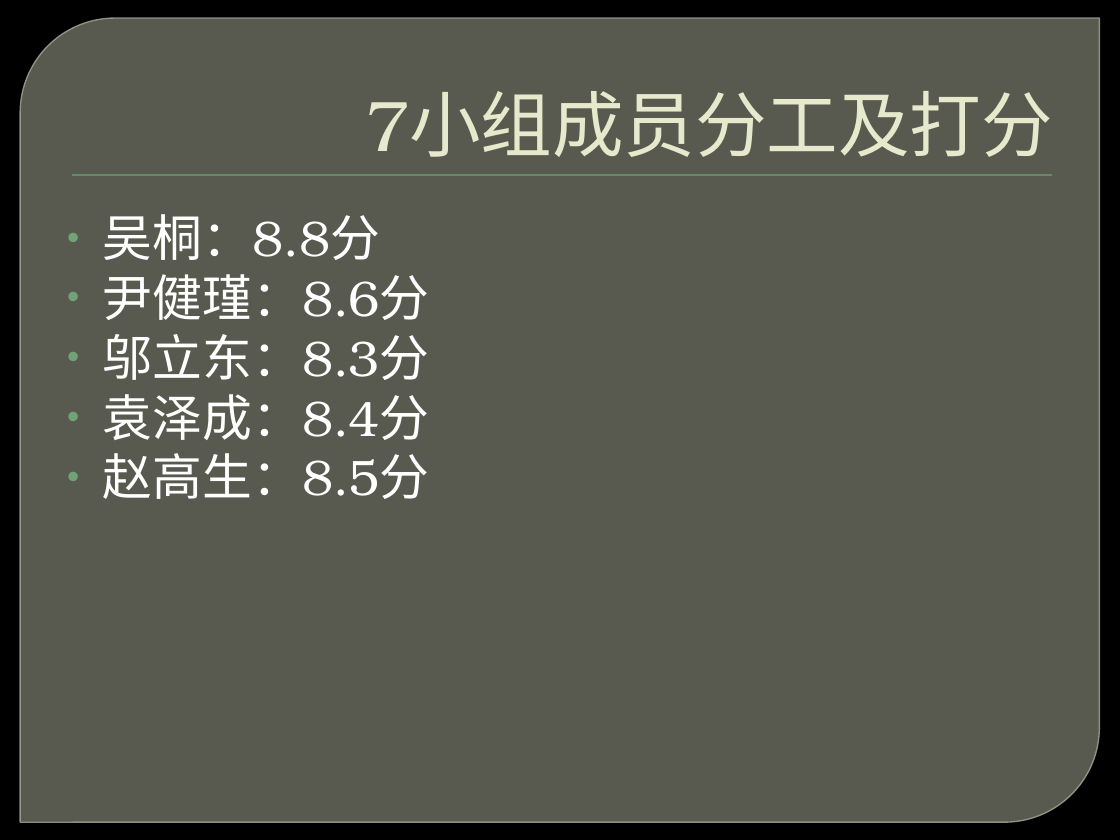
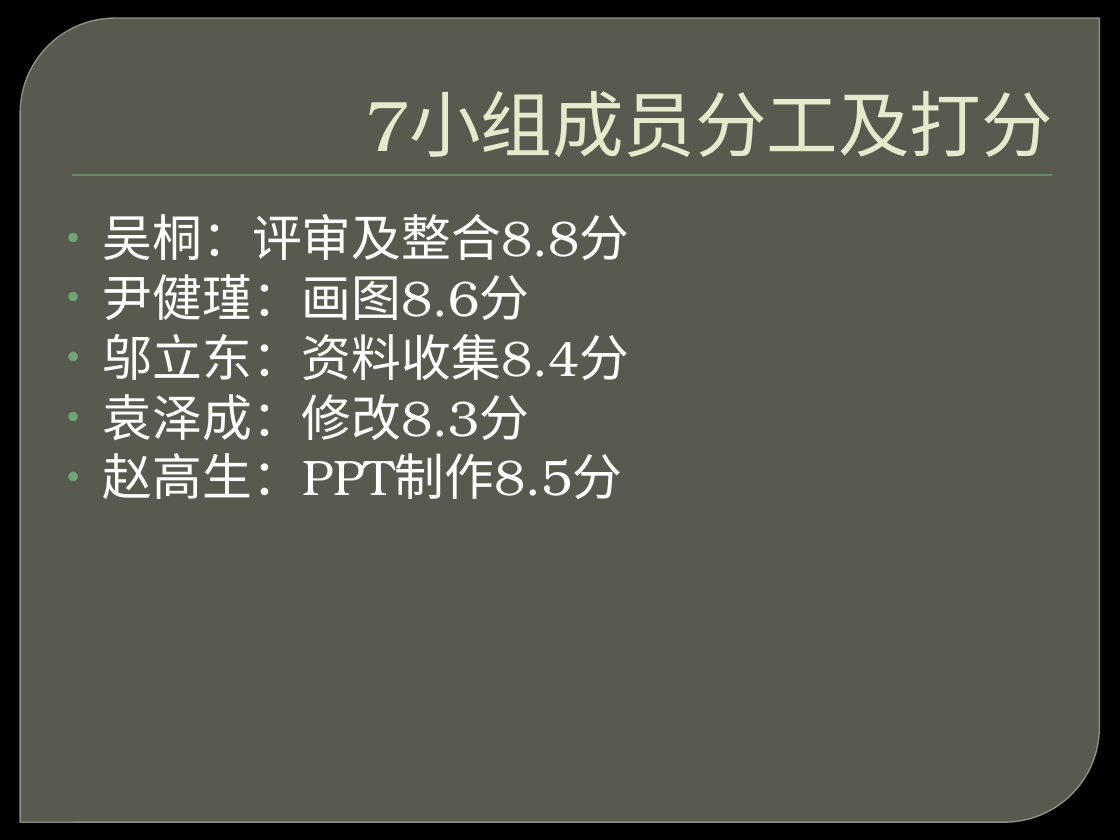
Before and after one commit to shangzhaoxiaozi/PRD-21, a slide deck: slide 45 of PRD-21-C2/非受控文档/本周提交文档/UML建模工具—StarUML使用介绍.pptx. Drawn at 1120x840 pixels with LibreOffice and Linux fonts; fonts in the diff are those of the drawing; background and template pictures are left out. Boxes give left, top, right and bottom in pixels: in the first picture for what was removed or moved away, otherwise in the second. Text is boxed around its words. In the diff, an @@ line names an element or a change of style, - is before the commit and + after.

Commit message:
更新

```diff
--- a/PRD-21-C2/非受控文档/本周提交文档/UML建模工具—StarUML使用介绍.pptx
+++ b/PRD-21-C2/非受控文档/本周提交文档/UML建模工具—StarUML使用介绍.pptx
@@ text at [103,214,629,499]: text changed @@
-• 吴桐：8.8分
-• 尹健瑾：8.6分
-• 邬立东：8.3分
-• 袁泽成：8.4分
-• 赵高生：8.5分
+• 吴桐：评审及整合8.8分
+• 尹健瑾：画图8.6分
+• 邬立东：资料收集8.4分
+• 袁泽成：修改8.3分
+• 赵高生：PPT制作8.5分
```
